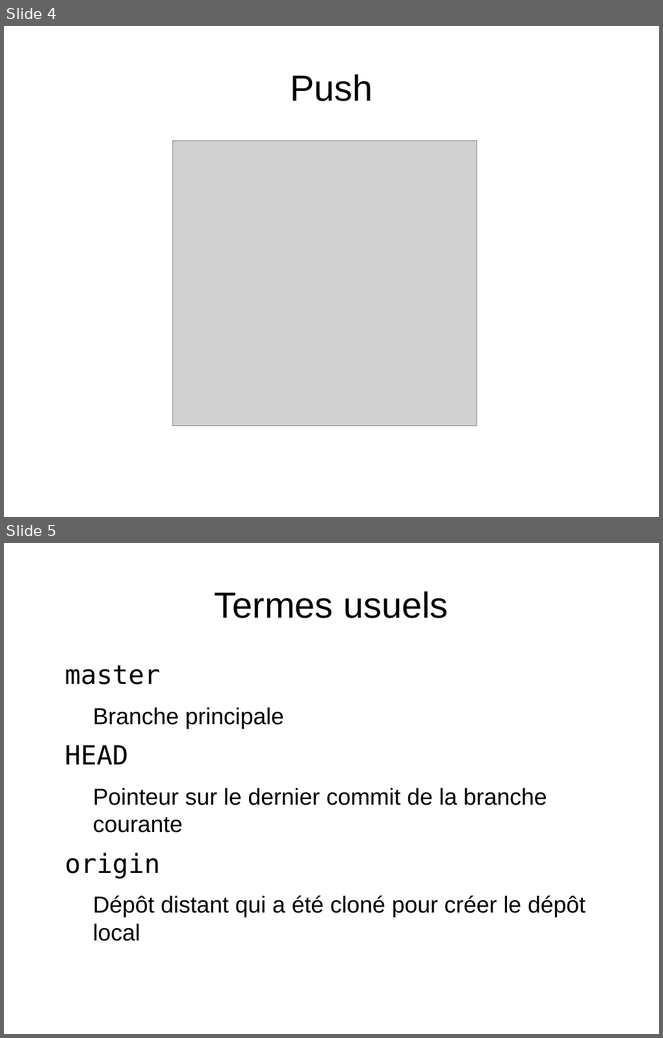
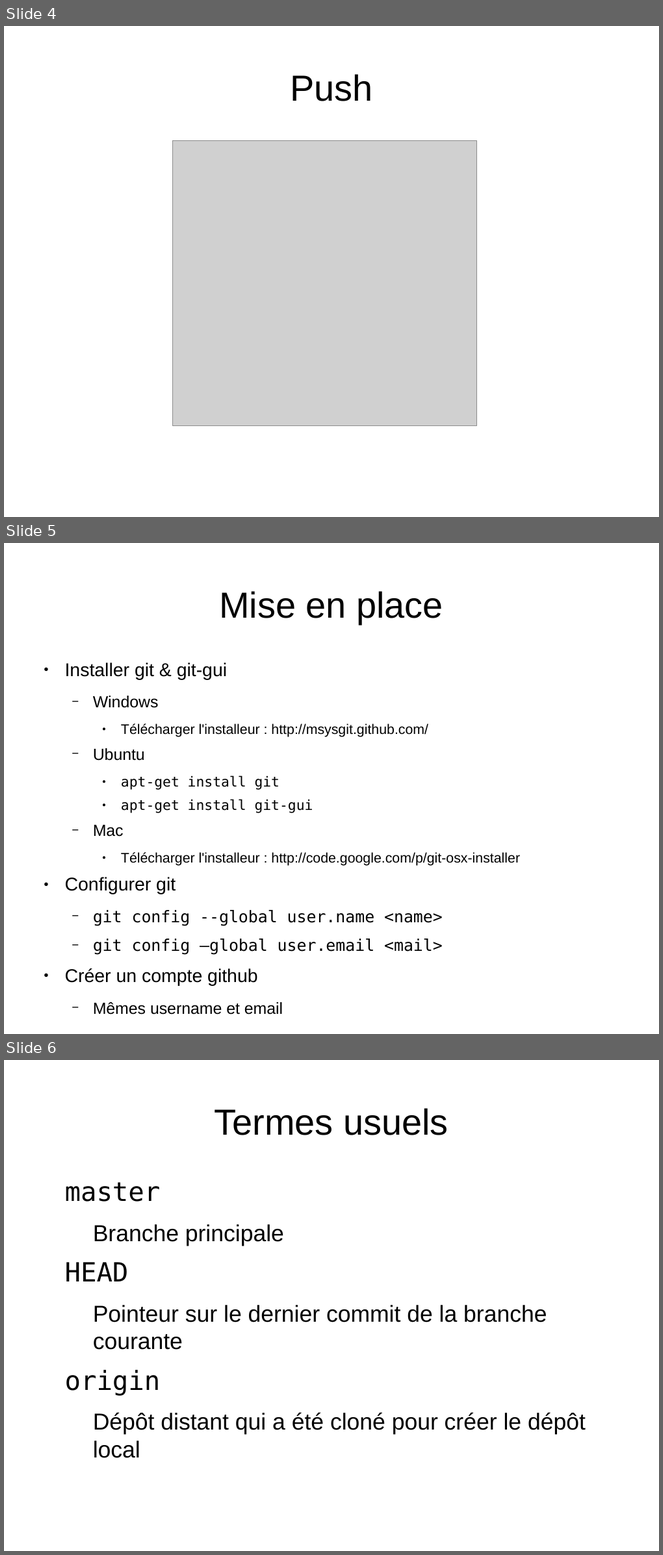
Before and after one commit to ClementGGuy/toyrepo, a slide deck: doc/FormationGit.odp. Shown one above the other, each under a label of ours: slides 4 and 5 before the commit, slides 4, 5 and 6 after it. The pictures are 663x1038 and 663x1555 pixels, drawn with LibreOffice and Linux fonts; fonts in the diff are those of the drawing; grey boxes stand for pictures. Boxes give left, top, right and bottom in pixels: in the first picture for what was removed or moved away, otherwise in the second. Text is boxed around its words. In the diff, an @@ line names an element or a change of style, - is before the commit and + after.

```diff
--- a/doc/FormationGit.odp
+++ b/doc/FormationGit.odp
@@ slide 5 added at (x1=4, y1=543, x2=659, y2=1034), background #FFFFFF @@
@@ title added at (x1=219, y1=591, x2=443, y2=624), 44 pt, text #000000 @@
+Mise en place
@@ text added at (x1=65, y1=663, x2=520, y2=1015), 16.8 pt, text #000000 @@
+● Installer git & git-gui
+  − Windows
+    ● Télécharger l'installeur : http://msysgit.github.com/
+  − Ubuntu
+    ● apt-get install git
+    ● apt-get install git-gui
+  − Mac
+    ● Télécharger l'installeur : http://code.google.com/p/git-osx-installer
+● Configurer git
+  − git config --global user.name <name>
+  − git config –global user.email <mail>
+● Créer un compte github
+  − Mêmes username et email
@@ what was slide 5 is now slide 6 @@
```
Also in this commit, not shown: 4 slides changed, 3 other files.
